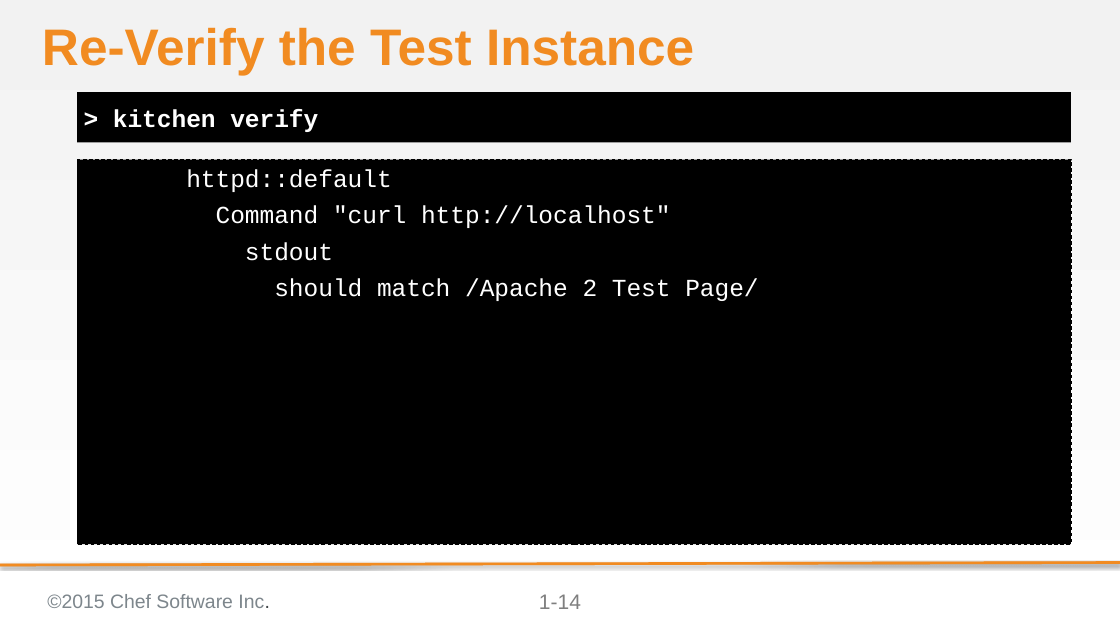
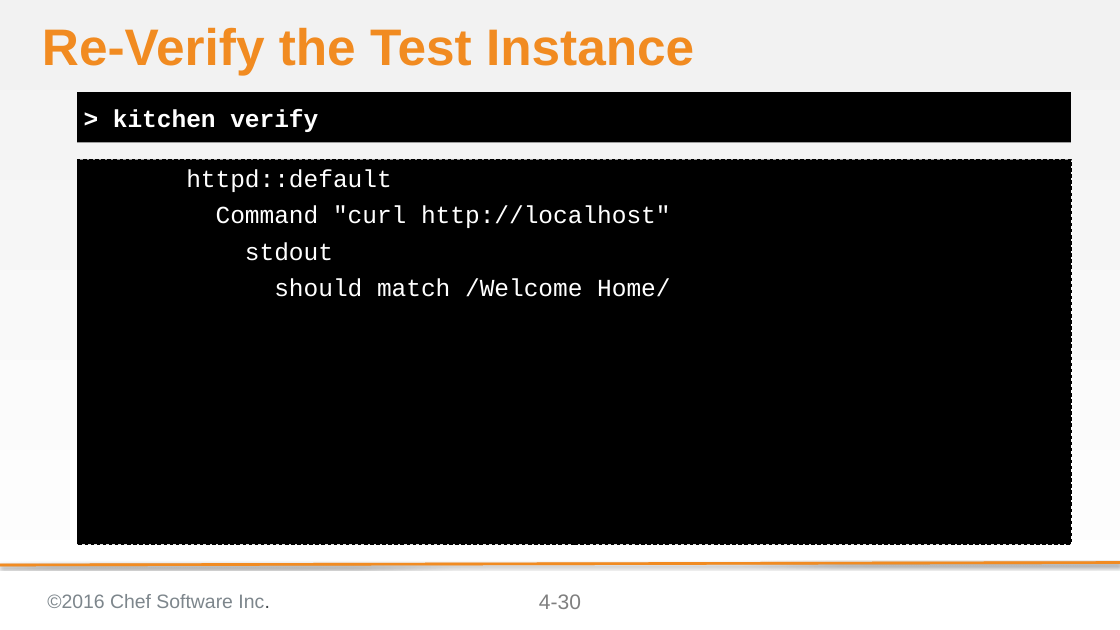
Before and after one commit to chef-training/test_driven_cookbook_development, a slide deck: slide 30 of 04-refactoring_cookbooks_with_tests.pptx (slide 14 before the commit). Drawn at 1120x630 pixels with LibreOffice and Linux fonts; fonts in the diff are those of the drawing; background and template pictures are left out. Boxes give left, top, right and bottom in pixels: in the first picture for what was removed or moved away, otherwise in the second. Text is boxed around its words. In the diff, an @@ line names an element or a change of style, - is before the commit and + after.

Commit message:
Add Concept slides to 04 Refactoring Cookbooks with Tests
Adds slides that explain more details about converge & verify and test
Adds slides that explain kitchen destroy and kitchen test

```diff
--- a/04-refactoring_cookbooks_with_tests.pptx
+++ b/04-refactoring_cookbooks_with_tests.pptx
@@ text at [274, 278, 670, 297]: text changed @@
-should match /Apache 2 Test Page/
+should match /Welcome Home/
@@ text at [47, 594, 270, 608]: text changed @@
-©2015 Chef Software Inc.
+©2016 Chef Software Inc.
@@ page number at [539, 594, 581, 609]: text changed @@
-1-14
+4-30
```
Also in this commit, not shown: 26 other slides changed, 20 slides added, 1 slide removed.
